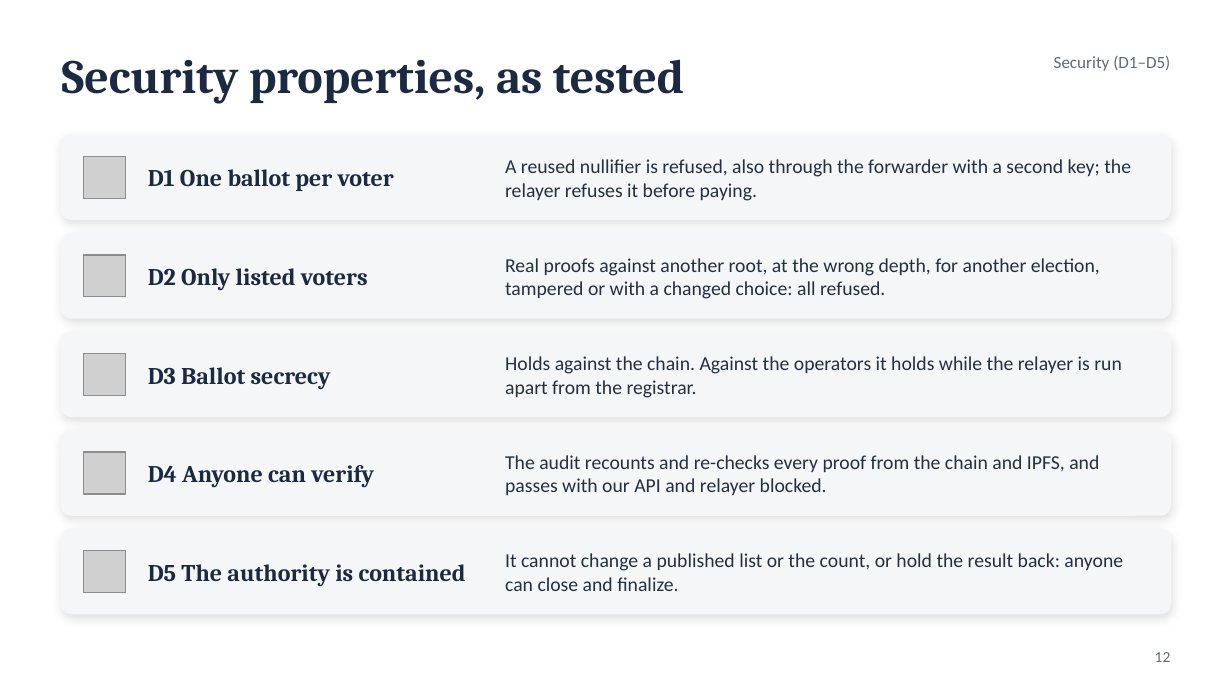
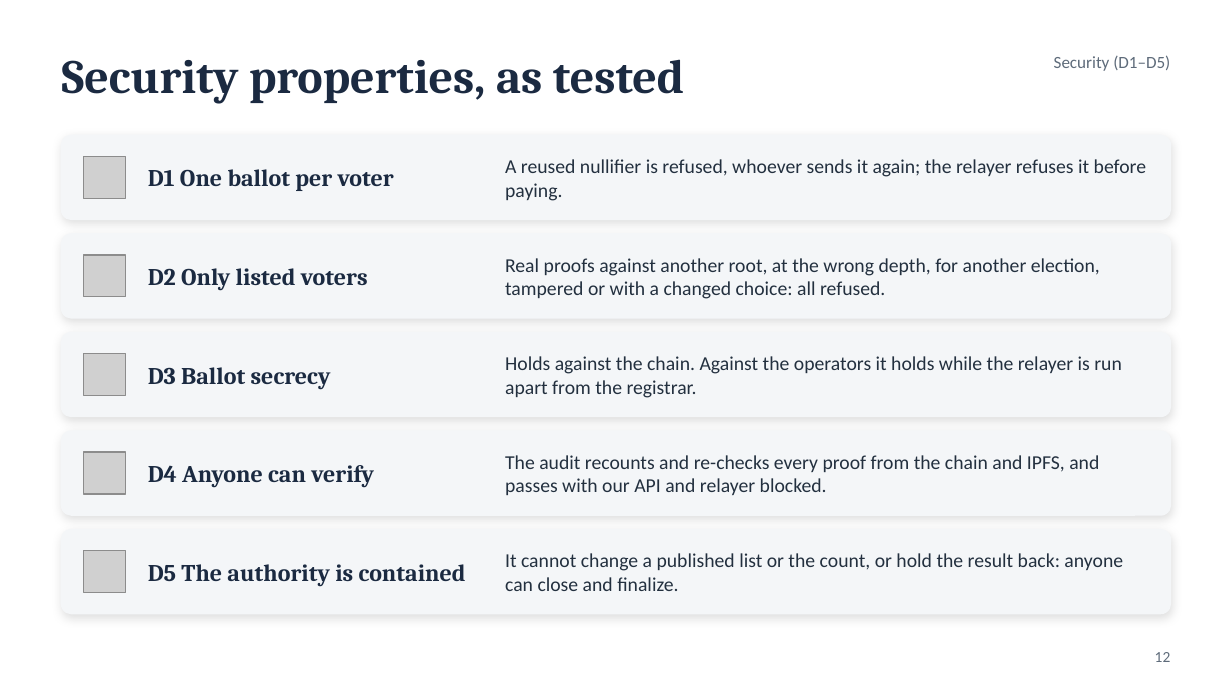
Before and after one commit to Chaitanya-Keyal/decentralized-voting-system, a slide deck: slide 12 of reports/eval2-slides.pptx. Drawn at 1232x693 pixels with LibreOffice and Linux fonts; fonts in the diff are those of the drawing; grey boxes stand for pictures. Boxes give left, top, right and bottom in pixels: in the first picture for what was removed or moved away, otherwise in the second. Text is boxed around its words. In the diff, an @@ line names an element or a change of style, - is before the commit and + after.

```diff
--- a/reports/eval2-slides.pptx
+++ b/reports/eval2-slides.pptx
@@ text at [505, 159, 1146, 201]: text changed @@
-A reused nullifier is refused, also through the forwarder with a second key; the relayer refuses it before paying.
+A reused nullifier is refused, whoever sends it again; the relayer refuses it before paying.
```
Also in this commit, not shown: 5 other slides changed, 16 other files.
